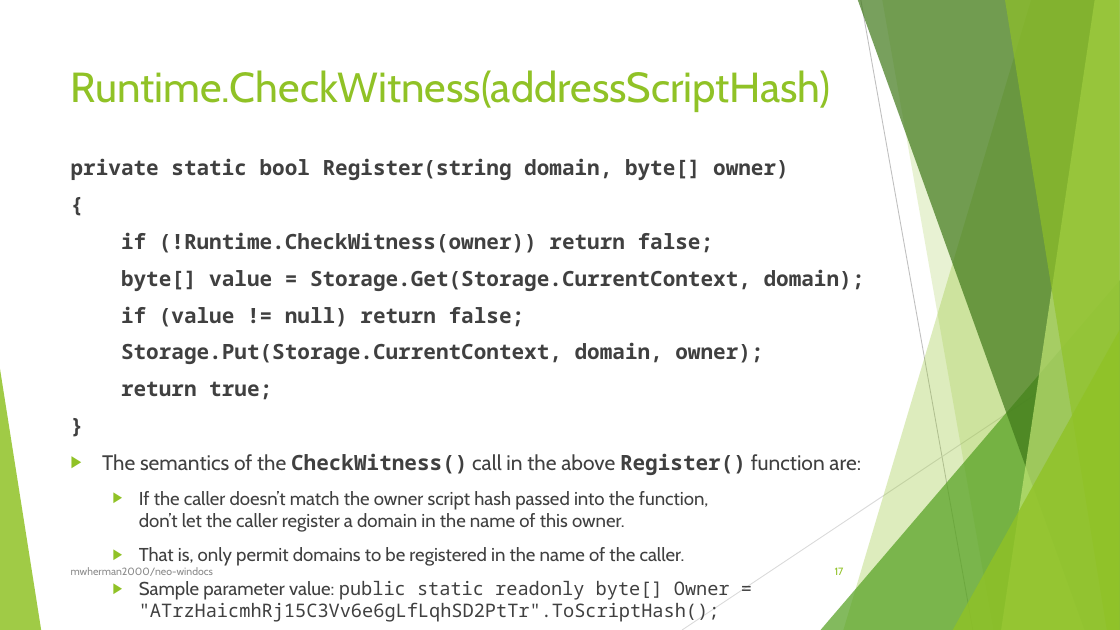
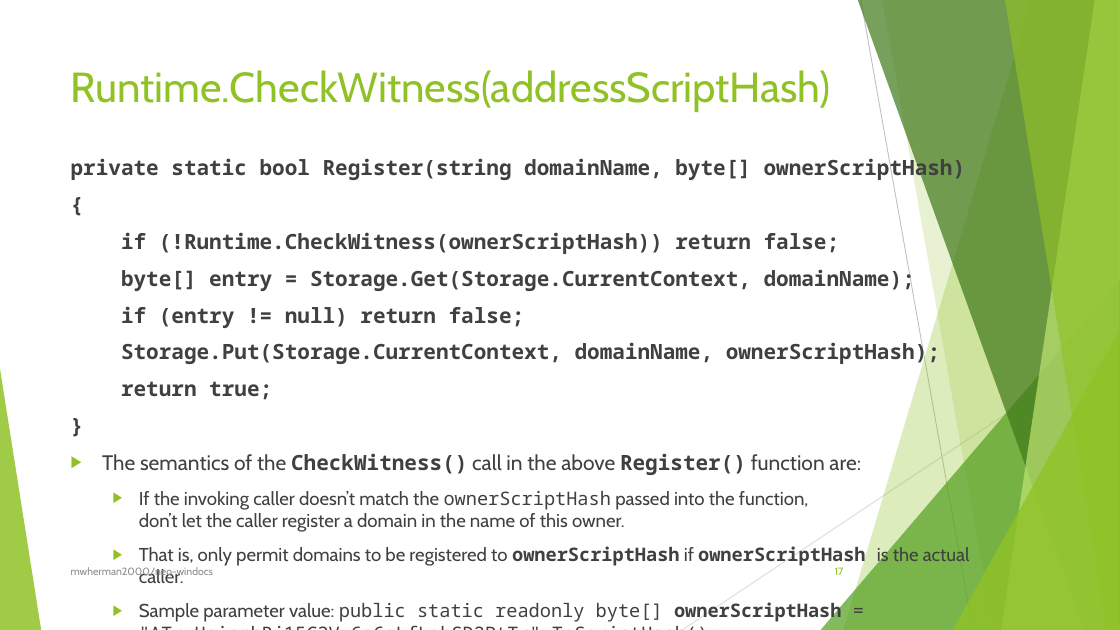
Before and after one commit to mwherman2000/neo-windocs, a slide deck: slide 17 of windocs/windocs-presentations/Debugging NEO Accounts and Addresses-20180216 v0.1.pptx. Drawn at 1120x630 pixels with LibreOffice and Linux fonts; fonts in the diff are those of the drawing. Boxes give left, top, right and bottom in pixels: in the first picture for what was removed or moved away, otherwise in the second. Text is boxed around its words. In the diff, an @@ line names an element or a change of style, - is before the commit and + after.

```diff
--- a/windocs/windocs-presentations/Debugging NEO Accounts and Addresses-20180216 v0.1.pptx
+++ b/windocs/windocs-presentations/Debugging NEO Accounts and Addresses-20180216 v0.1.pptx
@@ text at bbox=[71, 155, 966, 182]: text changed @@
-private static bool Register(string domain, byte[] owner)
+private static bool Register(string domainName, byte[] ownerScriptHash)
@@ text at bbox=[121, 232, 940, 366]: text changed @@
-if (!Runtime.CheckWitness(owner)) return false;
-byte[] value = Storage.Get(Storage.CurrentContext, domain);
-if (value != null) return false;
-Storage.Put(Storage.CurrentContext, domain, owner);
+if (!Runtime.CheckWitness(ownerScriptHash)) return false;
+byte[] entry = Storage.Get(Storage.CurrentContext, domainName);
+if (entry != null) return false;
+Storage.Put(Storage.CurrentContext, domainName, ownerScriptHash);
@@ text at bbox=[139, 491, 970, 623]: text changed @@
-  ▶ If the caller doesn’t match the owner script hash passed into the function,
-    don’t let the caller register a domain in the name of this owner.
-  ▶ That is, only permit domains to be registered in the name of the caller.
-  ▶ Sample parameter value: public static readonly byte[] Owner = "ATrzHaicmhRj15C3Vv6e6gLfLqhSD2PtTr".ToScriptHash();
+  ▶ If the invoking caller doesn’t match the ownerScriptHash passed into the function,
+    don’t let the caller register a domain in the name of this owner.
+  ▶ That is, only permit domains to be registered to ownerScriptHash if ownerScriptHash is the actual caller.
+  ▶ Sample parameter value: public static readonly byte[] ownerScriptHash = "ATrzHaicmhRj15C3Vv6e6gLfLqhSD2PtTr".ToScriptHash();
```
Also in this commit, not shown: 2 other files.
